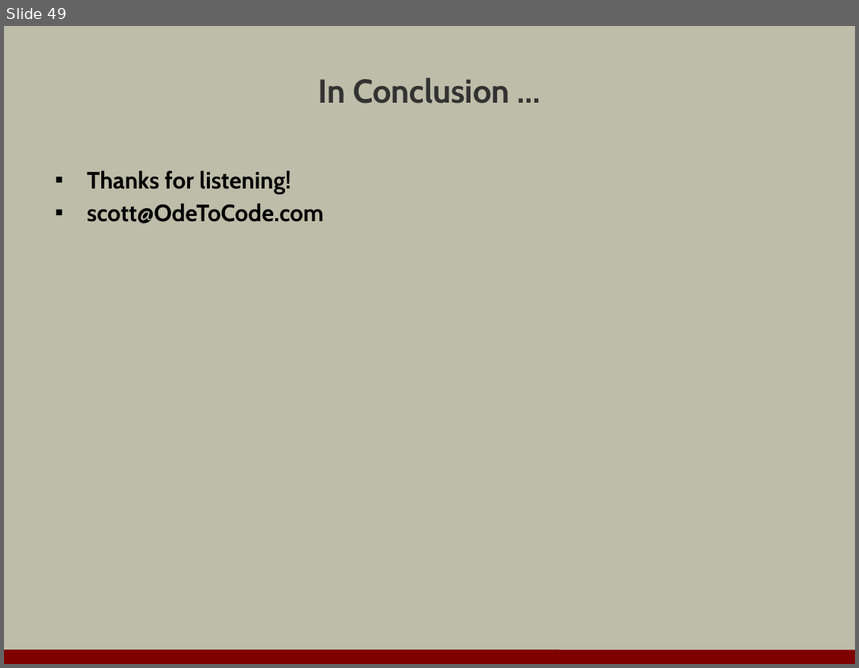
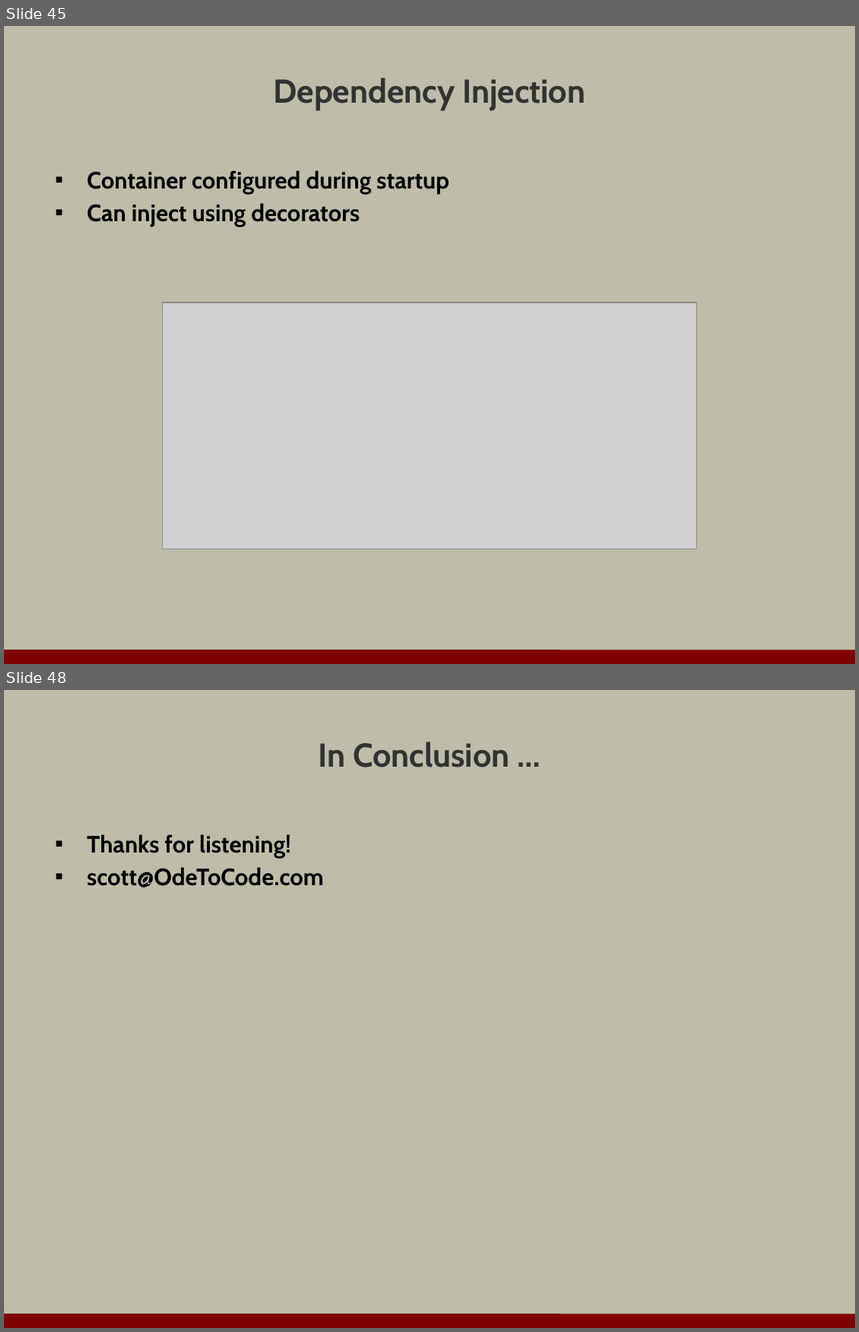
Before and after one commit to OdeToCode/classes, a slide deck: assorted/evolution_of_js.pptx. Shown one above the other, each under a label of ours: slide 49 before the commit, slides 45 and 48 after it; the slides between them are not shown. The pictures are 859x668 and 859x1332 pixels, drawn with LibreOffice and Linux fonts; fonts in the diff are those of the drawing; grey boxes stand for pictures; background and template pictures are left out. Boxes give left, top, right and bottom in pixels: in the first picture for what was removed or moved away, otherwise in the second. Text is boxed around its words. In the diff, an @@ line names an element or a change of style, - is before the commit and + after.

```diff
--- a/assorted/evolution_of_js.pptx
+++ b/assorted/evolution_of_js.pptx
@@ slide 45 added at (4,26,855,664), background #BDBDA9; not listed: 1 template element that a slide beside it also shows @@
@@ title added at (274,78,585,110), 28 pt, text #323232, bold @@
+Dependency Injection
@@ text added at (87,170,449,227), 20 pt, text #000000, bold @@
+▪ Container configured during startup
+▪ Can inject using decorators
@@ picture added at (162,303,696,550) @@
@@ what was slide 49 is now slide 48 @@
```
Also in this commit, not shown: 2 slides changed, 15 other slides added, 17 slides removed.
